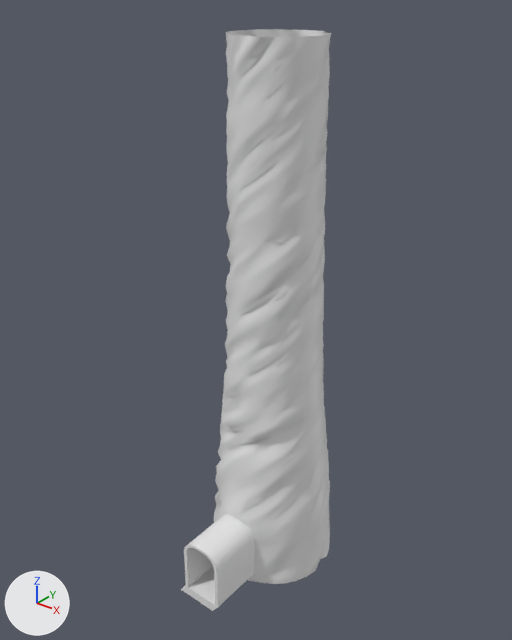
The Blender file Assets/models/enviornment/models/bossTower.blend as it was, and as the next commit left it.
One viewpoint serves both versions: a camera (50 mm lens) standing at (19.5, -25.9, 29.7) and looking at (-0.3, -1.1, 14.3). The lights are fixed; the arrows at lower left show +X, +Y and +Z.
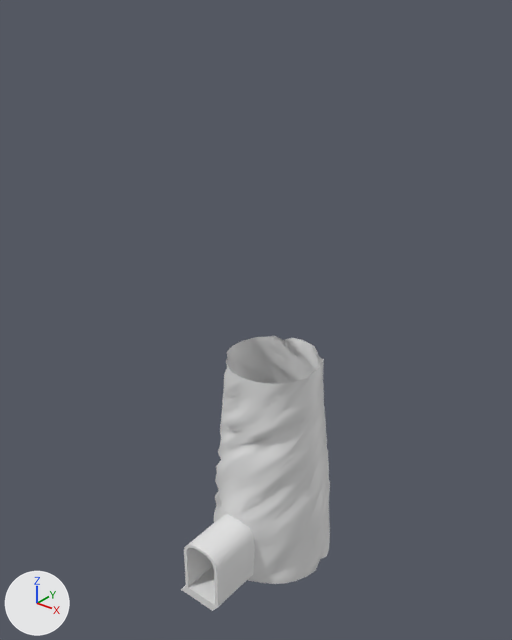
Boxes (x1, y1, x2, y2) around the edits, measured in the pictures (512 x 640 px):
```json
{"object": "Cylinder.001", "change": "reshaped", "before": [214, 29, 331, 584], "after": [214, 336, 330, 584], "on screen": "55% shorter"}
{"part": 1, "of": "me_cylinder_002", "change": "deleted", "before": [225, 29, 331, 384]}
```

Edits to the scene script, one JSON object a line:
```json
{"block": "me_cylinder_002", "where": "# used by ob_cylinder_001; location = (0.0, 0.0, 0.0); scale = (1.98, 1.98, 1.98)"}
{"op": "remove", "block": "me_cylinder_002", "code": "me_cylinder_002.from_pydata(...)  # 1120 vertices, 1062 faces; spans x -1.73..1.73, y -1.72..1.73, z -0.28..13.9"}
{"op": "add", "block": "me_cylinder_002", "code": "me_cylinder_002.from_pydata(...)  # 480 vertices, 419 faces; spans x -1.73..1.73, y -1.72..1.73, z -0.28..5.96"}
{"block": "me_cylinder_002", "change": "me_cylinder_002 part 1: 640 vertices removed from x -1.26..1.28, y -1.27..1.28, z 6.37..13.9"}
```
